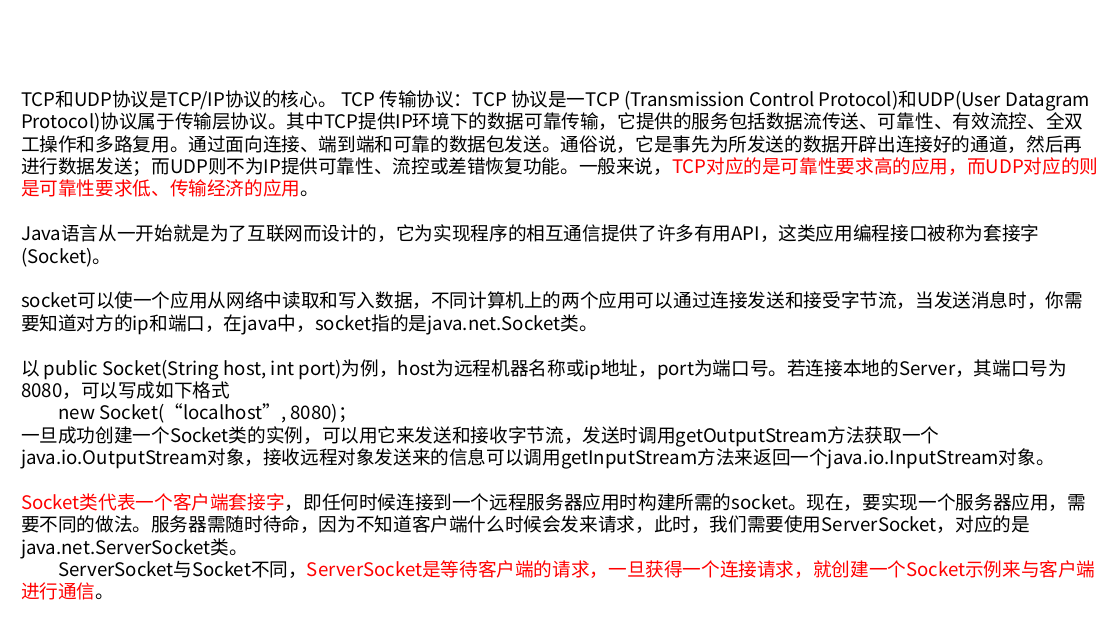
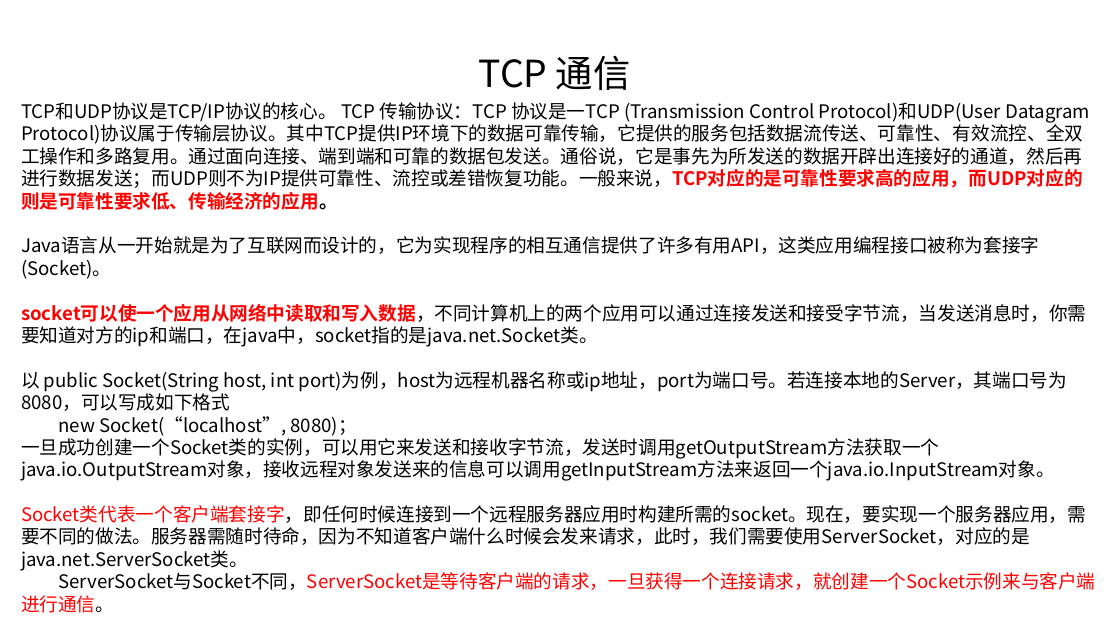
Before and after one commit to linkknown/PPT, a slide deck: slide 3 of 基础PPT/第15章：Java网络编程.pptx. Drawn at 1120x630 pixels with LibreOffice and Linux fonts; fonts in the diff are those of the drawing; background and template pictures are left out. Boxes give left, top, right and bottom in pixels: in the first picture for what was removed or moved away, otherwise in the second. Text is boxed around its words. In the diff, an @@ line names an element or a change of style, - is before the commit and + after.

```diff
--- a/基础PPT/第15章：Java网络编程.pptx
+++ b/基础PPT/第15章：Java网络编程.pptx
@@ text added at <box>479,55,631,90</box>, 32 pt, text #000000 @@
+TCP 通信
@@ text "TCP和UDP协议是TCP/IP协议的核心。 TCP 传输协议：TCP 协议是一TCP (Transmission ...": place and size @@
-text "TCP和UDP协议是TCP/IP协议的核心。 TCP 传输协议：TCP 协议是一TCP (Transmission ..." at <box>21,90,1098,600</box>
+text "TCP和UDP协议是TCP/IP协议的核心。 TCP 传输协议：TCP 协议是一TCP (Transmission ..." at <box>21,102,1095,613</box>
@@ text at <box>21,102,1090,347</box>: bold on in "Protocol)协议属于传输层协议。其中TCP提供IP环境下的数据可靠传输，它提供的服务包括数据流传送、可靠性、有效流 ...", "socket可以使一个应用从网络中读取和写入数据，不同计算机上的两个应用可以通过连接发送和接受字节流，当发送消息时，你需 ..."; text colour #000000 to #FF0000 in "socket可以使一个应用从网络中读取和写入数据，不同计算机上的两个应用可以通过连接发送和接受字节流，当发送消息时，你需 ..." @@
```
Also in this commit, not shown: 3 other slides changed, 2 slides removed, 1 other file.
